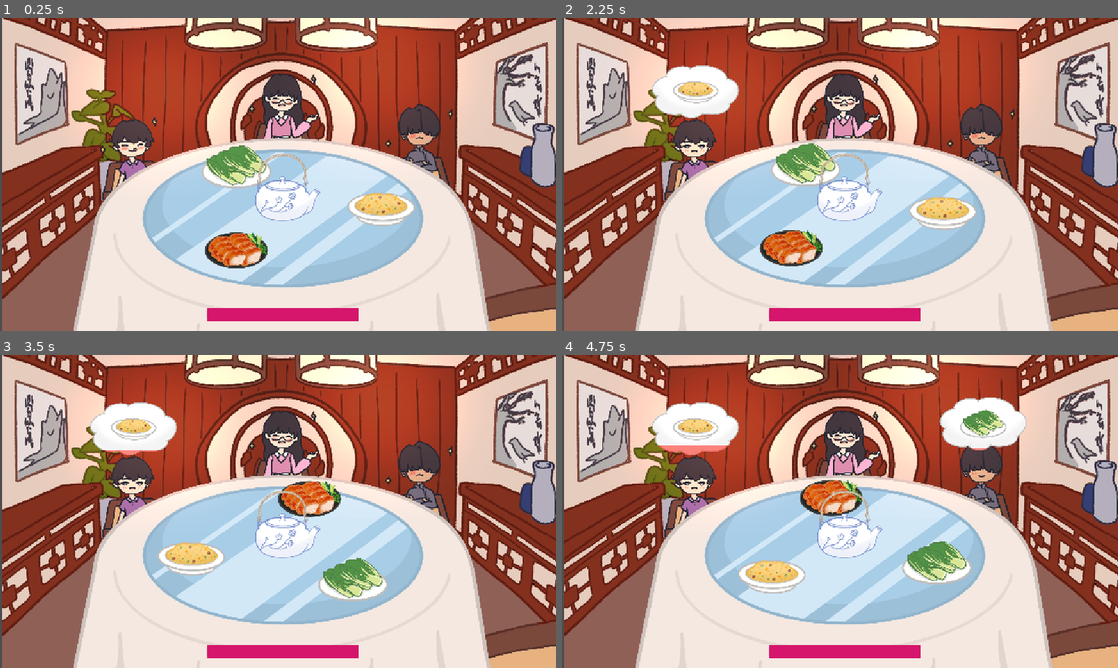
Above: before the commit, frames 1-4 (two rows, left to right).
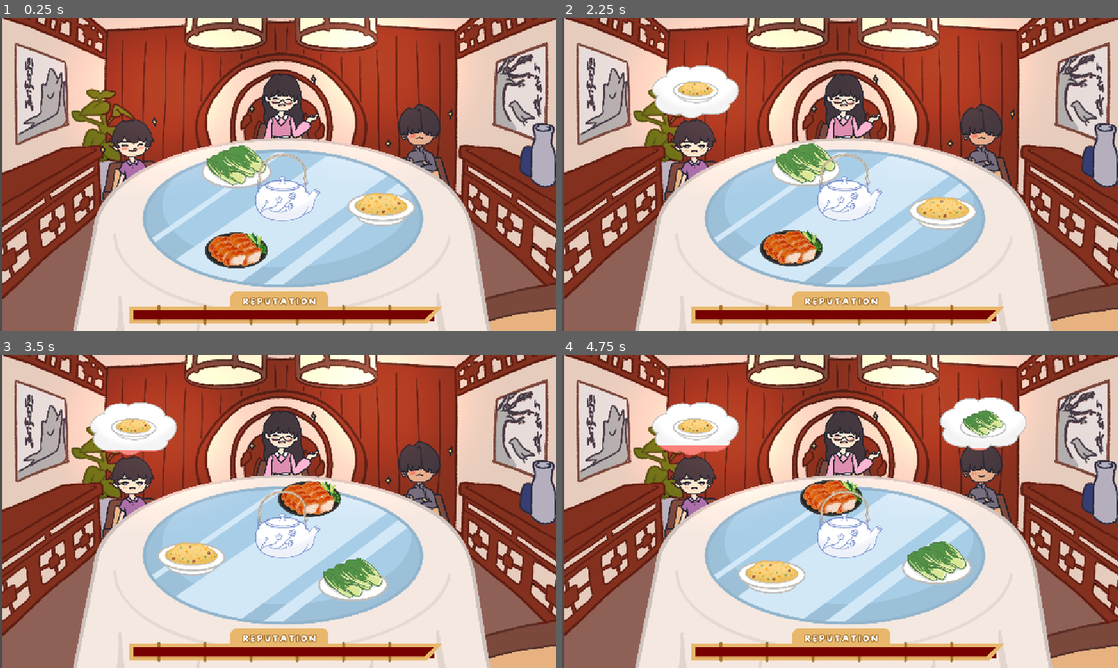
Above: after the commit, the same moments.

Repository: game-dev-besties/lupe_game
Game: Godot game, scene res://scenes/game.tscn
Two runs of this game, one before a commit and one after it. Both use one fixed random seed, a clock stepped at 60 frames per second and the inputs below. This scene is started directly instead of the project's main scene.
Inputs (mouse positions are in pixels of both pictures, inside the frame that each line leads up to):
- Up to frame 1 (0.25 s): no input
- Up to frame 2 (2.25 s): tap Enter (ui_accept) at 0.5, 2 s; drag from (845, 196) to (795, 249) at 0.52 s; drag from (940, 208) to (795, 249) at 1.27 s; hold Right (ui_right) from 2.03 s (still down); click (795, 249) at 2.17 s
- Up to frame 3 (3.5 s): release Right (ui_right) at 2.75 s; drag from (328, 502) to (189, 545) at 2.77 s
- Up to frame 4 (4.75 s): move the mouse to (1006, 558) at 3.52 s; hold Left (ui_left) 3.53-4.25 s; tap Enter (ui_accept) at 3.77 s; drag from (673, 464) to (890, 502) at 4.27 s

The runs differ from the first frame. In frame 1, 3.8% of the frame differs, in the area x 23-80%, y 87-99%; in frame 2, 3.8%; in frame 3, 3.8%; in frame 4, 3.8%.

Commit message:
add bamboo

Diff:
--- a/scenes/game.tscn
+++ b/scenes/game.tscn
@@ -1,6 +1,7 @@
-[gd_scene load_steps=13 format=3 uid="uid://b7w465tfimyec"]
+[gd_scene load_steps=14 format=3 uid="uid://b7w465tfimyec"]
 
 [ext_resource type="Script" uid="uid://b8fp7l0wpeawx" path="res://scripts/game.gd" id="1_lkgvj"]
+[ext_resource type="Texture2D" uid="uid://c0mek1agk7mww" path="res://assets/bamboo_reputation_bar_1.png" id="2_dinhu"]
 [ext_resource type="PackedScene" uid="uid://ddw71ek2dup7r" path="res://scenes/dish.tscn" id="3_gee14"]
 [ext_resource type="Texture2D" uid="uid://dspqnr0vuhl4l" path="res://assets/table.png" id="3_lbhrr"]
 [ext_resource type="Script" uid="uid://decuur7sn58mt" path="res://scripts/spinningthing.gd" id="3_p57ef"]
@@ -22,6 +23,13 @@
 [node name="HUD" type="CanvasLayer" parent="."]
 follow_viewport_enabled = true
 
+[node name="Sprite2D" type="Sprite2D" parent="HUD"]
+z_index = 7
+z_as_relative = false
+position = Vector2(589, 668)
+scale = Vector2(0.51, 0.51)
+texture = ExtResource("2_dinhu")
+
 [node name="HealthBar" type="Control" parent="HUD"]
 layout_mode = 3
 anchors_preset = 0
@@ -31,9 +39,11 @@
 offset_bottom = 683.0
 
 [node name="ProgressBar" type="ProgressBar" parent="HUD/HealthBar"]
+modulate = Color(0.559523, 8.90419e-07, 3.36915e-07, 1)
 layout_mode = 0
+offset_left = -153.0
 offset_top = 25.0
-offset_right = 314.0
+offset_right = 471.0
 offset_bottom = 51.0
 theme_override_styles/fill = SubResource("StyleBoxFlat_gee14")
 value = 50.0
Binary file added: assets/bamboo_reputation_bar_1.png
Not shown, added: assets/bamboo_reputation_bar_1.png.import
